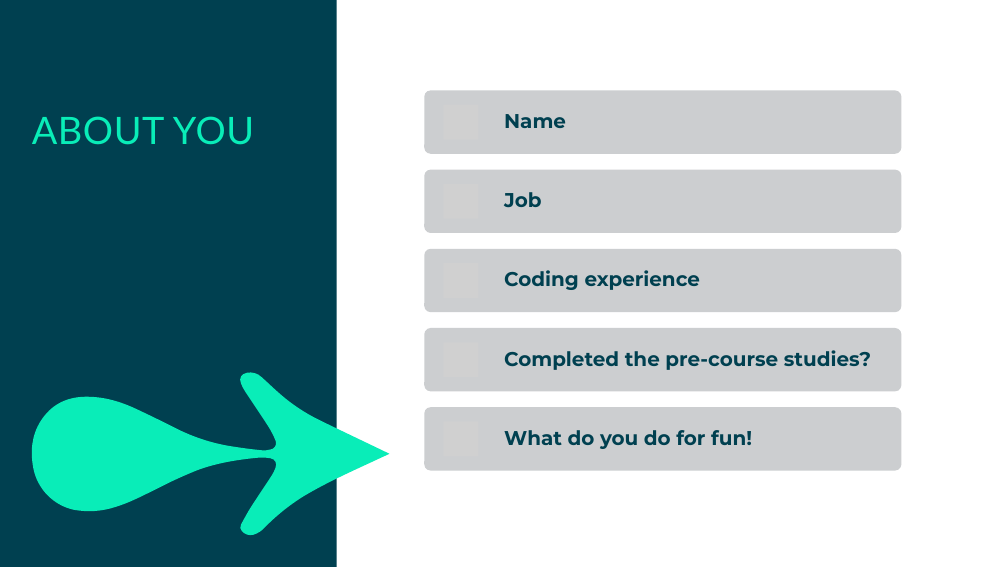
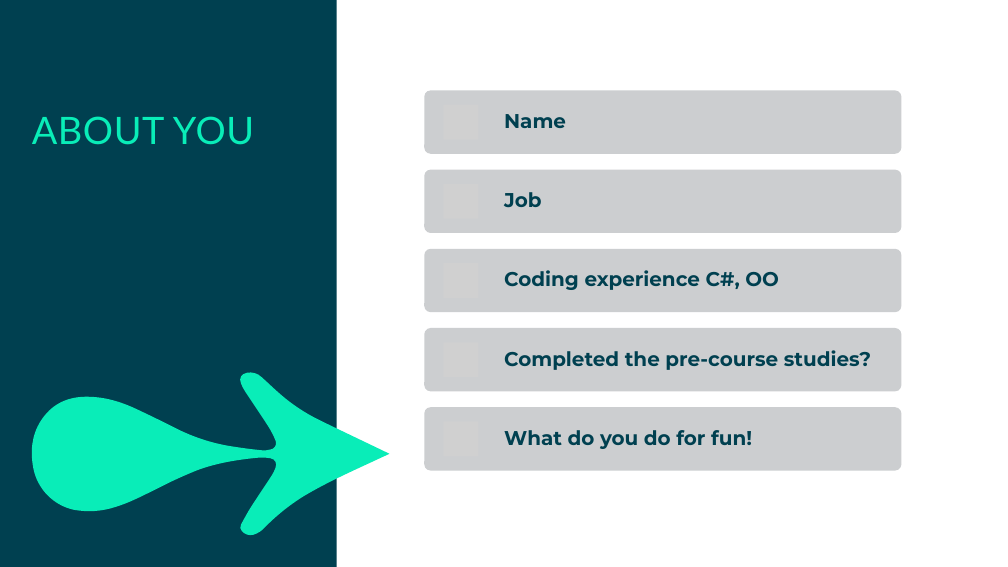
Before and after one commit to mikebaradaran/csharp, a slide deck: slide 7 of 00-Introduction.pptx. Drawn at 1008x567 pixels with LibreOffice and Linux fonts; fonts in the diff are those of the drawing; grey boxes stand for pictures. Boxes give left, top, right and bottom in pixels: in the first picture for what was removed or moved away, otherwise in the second. Text is boxed around its words. In the diff, an @@ line names an element or a change of style, - is before the commit and + after.

```diff
--- a/00-Introduction.pptx
+++ b/00-Introduction.pptx
@@ text at <box>504,270,779,290</box>: text changed @@
-Coding experience
+Coding experience C#, OO
```
Also in this commit, not shown: 10 other files.
